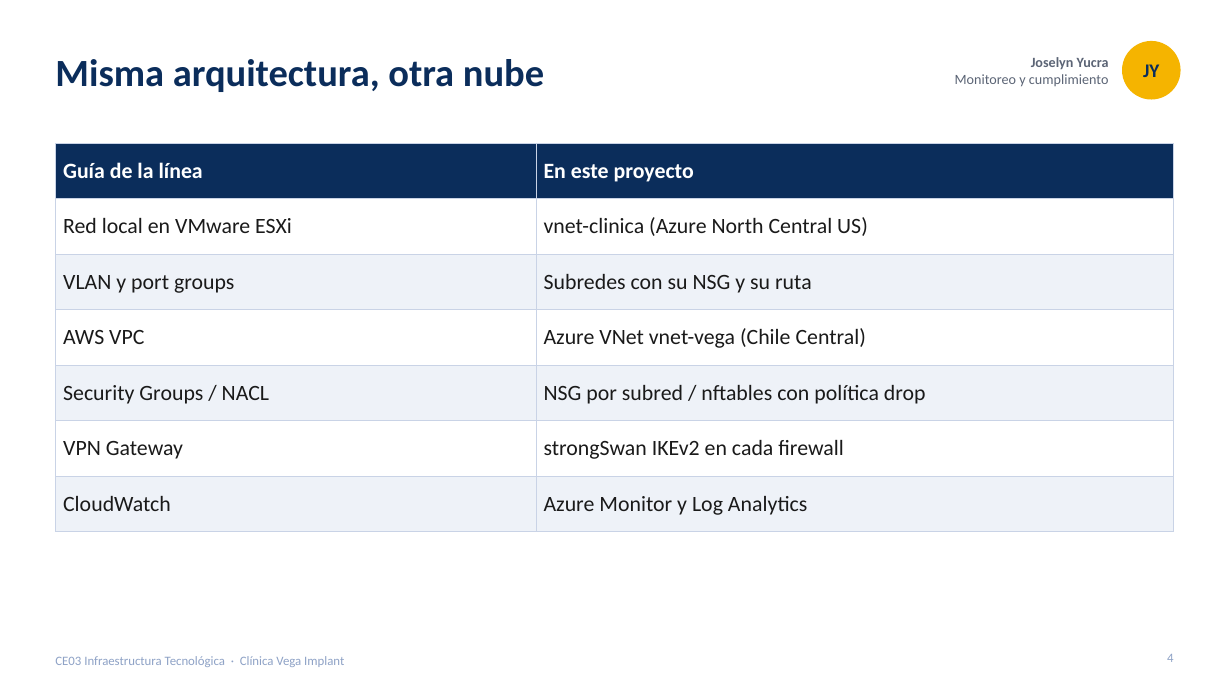
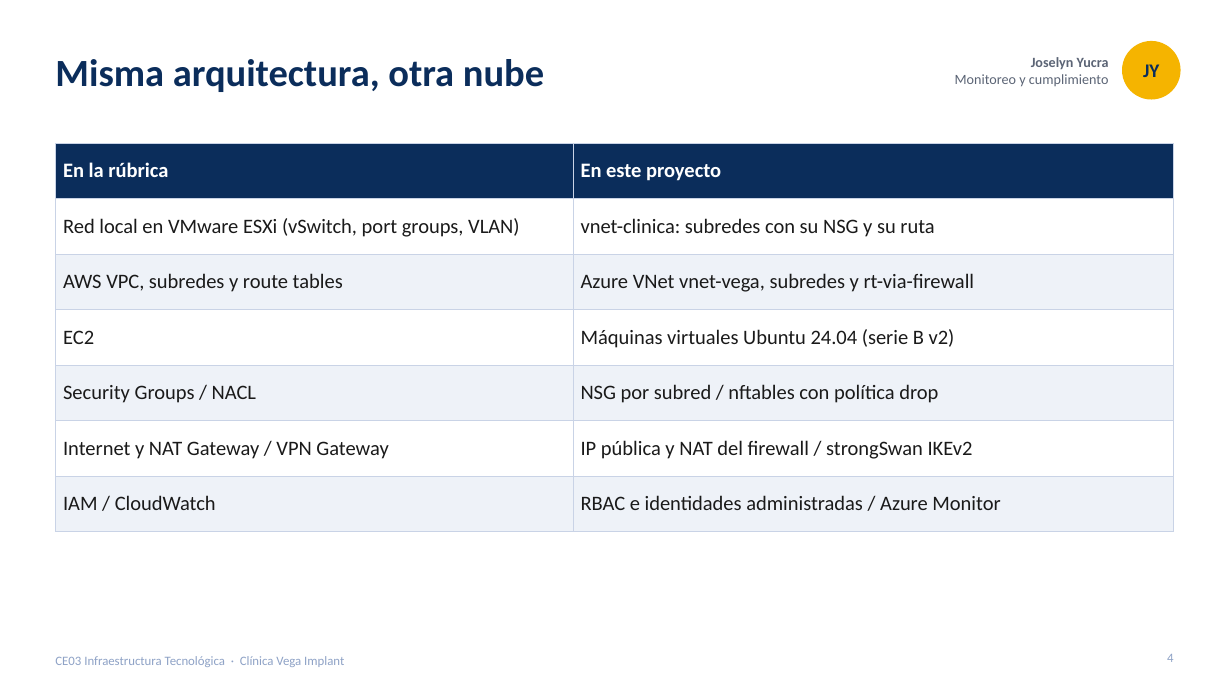
Before and after one commit to francalizaya266-sudo/venga-implantes, a slide deck: slide 4 of docs/entregables/CE03-infraestructura/presentaciones/CE03-Infraestructura-Tecnologica.pptx. Drawn at 1232x693 pixels with LibreOffice and Linux fonts; fonts in the diff are those of the drawing. Boxes give left, top, right and bottom in pixels: in the first picture for what was removed or moved away, otherwise in the second. Text is boxed around its words. In the diff, an @@ line names an element or a change of style, - is before the commit and + after.

```diff
--- a/docs/entregables/CE03-infraestructura/presentaciones/CE03-Infraestructura-Tecnologica.pptx
+++ b/docs/entregables/CE03-infraestructura/presentaciones/CE03-Infraestructura-Tecnologica.pptx
@@ table at (55,143,1174,514) @@
-row 1, column 1: Guía de la línea
+row 1, column 1: En la rúbrica
-row 2, column 1: Red local en VMware ESXi
+row 2, column 1: Red local en VMware ESXi (vSwitch, port groups, VLAN)
-row 2, column 2: vnet-clinica (Azure North Central US)
+row 2, column 2: vnet-clinica: subredes con su NSG y su ruta
-row 3, column 1: VLAN y port groups
+row 3, column 1: AWS VPC, subredes y route tables
-row 3, column 2: Subredes con su NSG y su ruta
+row 3, column 2: Azure VNet vnet-vega, subredes y rt-via-firewall
-row 4, column 1: AWS VPC
+row 4, column 1: EC2
-row 4, column 2: Azure VNet vnet-vega (Chile Central)
+row 4, column 2: Máquinas virtuales Ubuntu 24.04 (serie B v2)
-row 6, column 1: VPN Gateway
+row 6, column 1: Internet y NAT Gateway / VPN Gateway
-row 6, column 2: strongSwan IKEv2 en cada firewall
+row 6, column 2: IP pública y NAT del firewall / strongSwan IKEv2
-row 7, column 1: CloudWatch
+row 7, column 1: IAM / CloudWatch
-row 7, column 2: Azure Monitor y Log Analytics
+row 7, column 2: RBAC e identidades administradas / Azure Monitor
@@ size 17 to 16 pt in "En este proyecto", "Security Groups / NACL", "NSG por subred / nftables con política ..." @@
```
Also in this commit, not shown: 10 other slides changed, 43 slides added, 2 slides removed, 3 other files.
